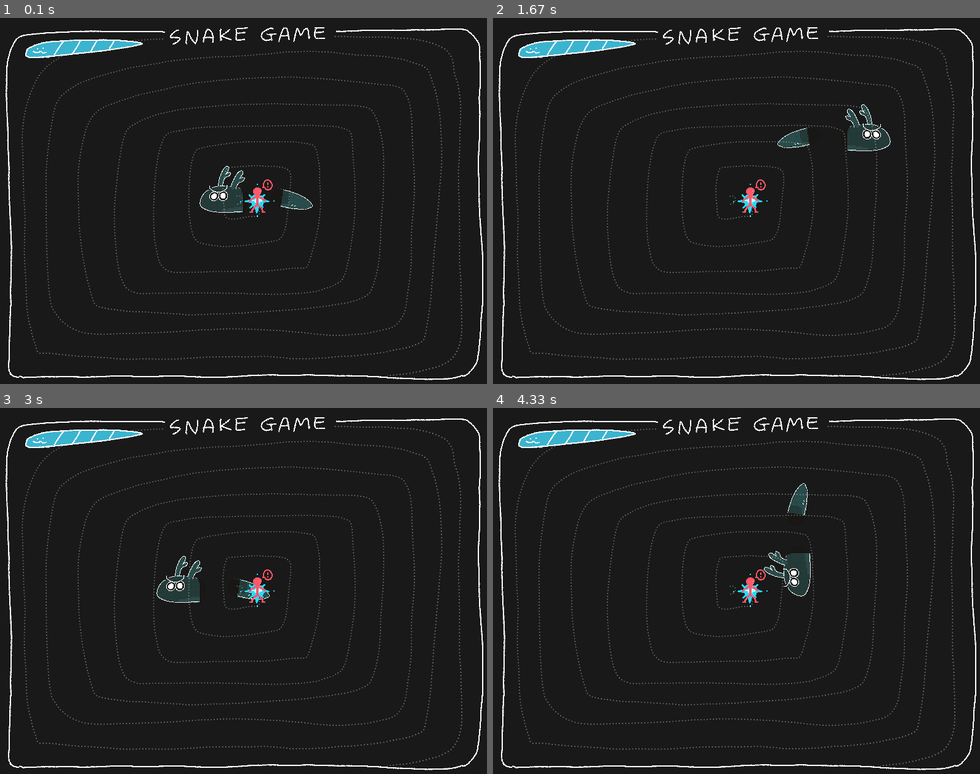
Above: before the commit, frames 1-4 (two rows, left to right).
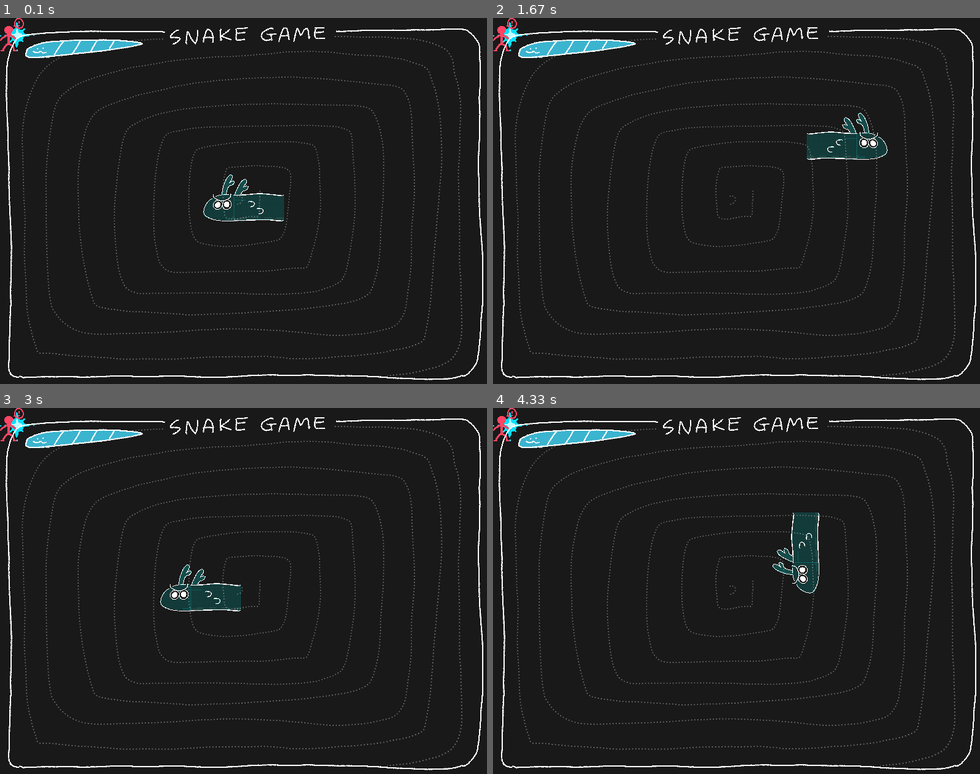
Above: after the commit, the same moments.

Repository: Gummy-dev/Gummy-dev
Game: pygame game, started from SnakeGame/BlueSnake.py
The game is run twice, just before and just after one commit, with the same random seed, the same clock (stepped at 60 frames per second) and the same inputs.
Inputs:
- Up to frame 1 (0.1 s): no input
- Up to frame 2 (1.67 s): hold Right 0.33-0.8 s; hold Up 0.83-1.13 s; hold Right 1.17-1.63 s
- Up to frame 3 (3 s): hold Left 1.67-2.2 s; hold Down 2.23-2.53 s; hold Left 2.57-2.97 s
- Up to frame 4 (4.33 s): hold Up 3-3.37 s; hold Right 3.4-4.03 s; hold Down from 4.07 s (still down)

The runs differ from the first frame. In frame 1, 1.0% of the frame differs, in the area x 0-65%, y 0-56%; in frame 2, 1.1%, in the area x 0-82%, y 0-55%; in frame 3, 1.0%; in frame 4, 1.1%.

Commit message:
스네이크 몸통 길어지기, 아이템 먹기

Diff:
--- a/SnakeGame/BlueSnake.py
+++ b/SnakeGame/BlueSnake.py
@@ -78,9 +78,8 @@
 
         radians = math.radians(follow_Object.angle)
 
-        offset_x = -math.cos(radians) * -100
-        offset_y = -math.sin(radians) * -100
-
+        offset_x = -math.cos(radians) * -50
+        offset_y = -math.sin(radians) * -50
 
         self.x = follow_Object.x + offset_x
         self.y = follow_Object.y + offset_y
@@ -88,13 +87,14 @@
         self.flip = follow_Object.flip
         self.image = image_CH_resources["CH_Body"]
 
-
-    def draw(self, screen, follow_Object):
+    def draw(self, screen):
         rotated_image = pygame.transform.rotate(self.image, -self.angle)
         rotated_image = pygame.transform.flip(rotated_image, False, self.flip)
 
+        added_image = pygame.transform.scale(rotated_image, (100, 100))  # 크기 조정
         rect = rotated_image.get_rect(center=(self.x, self.y))
         screen.blit(rotated_image, rect.topleft)
+        # screen.blit(added_image, rect.topleft)
 
 
 # 스네이크 객체 생성
@@ -122,7 +122,7 @@
             if event.key == pygame.K_LEFT:
                 snake.rotate(0)
                 snake.flip = False
-                print("왼")
+                print("좌")
             elif event.key == pygame.K_UP:
                 snake.rotate(90)
                 snake.flip = False
@@ -130,7 +130,7 @@
             elif event.key == pygame.K_RIGHT:
                 snake.rotate(180)
                 snake.flip = True
-                print("오")
+                print("우")
             elif event.key == pygame.K_DOWN:
                 snake.rotate(270)
                 snake.flip = False
@@ -142,7 +142,7 @@
     snake.move_forward()
     snake.draw(screen)
     snake_body.move_follow(snake)  # 스네이크 몸체가 머리를 따라 움직임
-    snake_body.draw(screen, snake)
+    snake_body.draw(screen)
 
 
     # if 330 > posX >= -330:
--- /dev/null
+++ b/SnakeGame/BlueSnake2.py
@@ -0,0 +1,174 @@
+import math
+import pygame
+import sys
+import Item
+import SnakeBodyEditor
+import SnakeControl
+from pathlib import Path
+
+
+
+# Pygame 초기화
+pygame.init()
+screen = pygame.display.set_mode((800, 600))
+clock = pygame.time.Clock()
+
+base_path = Path(__file__).parent
+image_path = base_path / "Resources"
+
+SnakeBodyEditor = SnakeBodyEditor.SnakeBodyEditor  # SnakeBodyEditor 클래스 임포트
+Item = Item.Item  # Item 클래스 임포트
+SnakeControl = SnakeControl.SnakeControl  # SnakeControl 클래스 임포트
+
+
+
+def images_bg():
+    img_bg = {
+        "bg_deco": pygame.image.load(image_path / "BG_Deco01.png"),
+        "bg_frame": pygame.image.load(image_path / "BG_Frame01.png"),
+
+        "bar_Empty": pygame.image.load(image_path / "State_BarEmpty01.png"),
+        "bar_Full": pygame.image.load(image_path / "State_BarFull01.png"),
+        "bar_Frame": pygame.image.load(image_path / "State_Bar01.png"),
+    }
+    return img_bg
+
+def images_ch():
+    img_ch = {
+        "CH_Head": pygame.image.load(image_path / "CH_Head01.png"),
+        "CH_Body": pygame.image.load(image_path / "CH_Body01.png"),
+        "CH_Tail": pygame.image.load(image_path / "CH_Tail01.png"),
+    }
+    return img_ch
+def images_item():
+    img_item = {
+        "item_Good": pygame.image.load(image_path / "Item_Good01.png"),
+        "item_Bad": pygame.image.load(image_path / "Item_Bad01.png"),
+    }
+    return img_item
+
+
+# 이미지 리소스 로드
+image_BG_resources = images_bg()
+image_CH_resources = images_ch()
+image_Item_resources = images_item()
+
+head_img = image_CH_resources["CH_Head"]
+body_img = image_CH_resources["CH_Body"]
+tail_img = image_CH_resources["CH_Tail"]
+
+item_Good = image_Item_resources["item_Good"]
+item_Bad = image_Item_resources["item_Bad"]
+
+snake_bodies = []
+position_buffer = []
+gap = 12
+
+bodyCount = 2
+itemCount = 0
+
+
+# 스네이크 객체 생성
+snake_control = SnakeControl(400, 300, 5)
+item = Item(itemCount, item_Good, item_Bad)
+snake_head = SnakeBodyEditor(snake_control, head_img, body_img, tail_img)
+
+
+# 색상 정의 (RGB)
+BLACK = (25, 25, 25)
+BLUE = (0, 0, 255)
+
+
+# 게임 루프
+running = True
+while running:
+    # 화면 채우기
+    screen.fill(BLACK)
+
+    for event in pygame.event.get():
+        if event.type == pygame.QUIT:  # 닫기 버튼 처리
+            running = False
+
+        elif event.type == pygame.KEYDOWN:
+            if event.key == pygame.K_LEFT:
+                snake_control.rotate(0)
+                snake_control.flip = False
+                print("좌")
+            elif event.key == pygame.K_UP:
+                snake_control.rotate(90)
+                snake_control.flip = False
+                print("상")
+            elif event.key == pygame.K_RIGHT:
+                snake_control.rotate(180)
+                snake_control.flip = True
+                print("우")
+            elif event.key == pygame.K_DOWN:
+                snake_control.rotate(270)
+                snake_control.flip = False
+                print("하")
+
+    # 스네이크 몸체가 아직 생성되지 않은 경우, 초기화
+    if len(snake_bodies) == 0:
+        prev = snake_control
+        for i in range(bodyCount):
+            body_segment = SnakeBodyEditor(prev, head_img, body_img, tail_img)
+            snake_bodies.append(body_segment)
+            prev = body_segment
+
+    snake_control.move_forward()  # 스네이크 전진
+
+
+    position_buffer.insert(0, (
+        snake_control.posX,
+        snake_control.posY,
+        snake_control.angle,
+        snake_control.flip
+    ))
+
+    # 몸통 따라오기
+    for i, body in enumerate(snake_bodies):
+        idx = min(i * gap, len(position_buffer) - 1)
+        pos = position_buffer[idx]
+        body.x, body.y, body.angle, body.flip = pos
+        body.image = head_img if i == 0 else body_img if i < bodyCount - 1 else tail_img
+        body.draw(screen)
+
+
+    if not item.state:
+       item = Item(itemCount, item_Good, item_Bad)
+    item.draw(screen)
+
+
+    head_colider = head_img.get_rect(center=(snake_control.posX, snake_control.posY))
+    item_colider = item.item_Good.get_rect(center=(item.goodX, item.goodY))
+
+
+    if head_colider.colliderect(item_colider) and item.visible:
+            #기존 몸체가 있다면 그 맨 끝을 따라오고, 없다면 머리를 따라와라
+            follow_Object = snake_bodies[-1] if snake_bodies else snake_control
+            #따라올 새로운 몸통 생성
+            new_body = SnakeBodyEditor(follow_Object, head_img, body_img, tail_img)
+            #몸통 리스트에 추가
+            snake_bodies.append(new_body)
+
+            bodyCount += 1
+            itemCount += 1
+            item.visible = False
+            item.state = False
+
+
+            print("아이템 획득!", itemCount)
+
+
+    for value in image_BG_resources.values():
+        screen.blit(value, (0, 0))
+
+    # 화면 업데이트
+    pygame.display.flip()
+    pygame.display.update()
+    clock.tick(60)
+
+
+# 종료 처리
+pygame.quit()
+sys.exit()
--- /dev/null
+++ b/SnakeGame/Item.py
@@ -0,0 +1,28 @@
+import random
+import pygame
+
+class Item:
+    def __init__(self, itemCount, item_Good, item_Bad):
+        self.itemCount = itemCount
+        self.visible = True
+        self.state = True
+
+        self.goodX = random.randint(0, 800)
+        self.goodY = random.randint(0, 600)
+        self.item_Good = item_Good
+
+        self.badX = random.randint(0, 800)
+        self.badY = random.randint(0, 600)
+        self.item_Bad = item_Bad
+
+    def draw(self, screen):
+        if self.visible:
+            rect = self.item_Good.get_rect(center=(self.goodX, self.goodY))
+            screen.blit(self.item_Good, rect.center)
+            self.item_colider = pygame.Rect(9,9, 50, 50)
+            self.item_colider.center = (self.goodX, self.goodY)
+        else:
+            self.item_colider = pygame.Rect(0, 0, 0, 0)
+
+        rect = self.item_Bad.get_rect(center=(self.badX, self.badY))
+        screen.blit(self.item_Bad, rect.center)
--- /dev/null
+++ b/SnakeGame/SnakeBodyEditor.py
@@ -0,0 +1,46 @@
+import math
+import pygame
+
+class SnakeBodyEditor:
+    def __init__(self, follow_Object, head, body, tail):
+        self.follow_Object = follow_Object
+
+        self.posX = follow_Object.posX
+        self.posY = follow_Object.posY
+        self.angle = follow_Object.angle
+        self.flip = follow_Object.flip
+
+        self.head = head
+        self.body = body
+        self.tail = tail
+        self.image = self.head
+
+    def snakeBodyCount(self, bodyCount, bodyCountMax, delay, gap):
+        self.bodyCountMax = bodyCountMax
+        self.bodyCount = bodyCount
+
+        if self.bodyCount == 0:
+            self.image = self.head
+        elif 0 < self.bodyCount < bodyCountMax:
+            self.image = self.body
+        elif self.bodyCount == bodyCountMax:
+            self.image = self.tail
+
+    def draw(self, screen):
+        rotated_image = pygame.transform.rotate(self.image, -self.angle)
+        rotated_image = pygame.transform.flip(rotated_image, False, self.flip)
+
+        rect = rotated_image.get_rect(center=(self.x, self.y))
+        screen.blit(rotated_image, rect.topleft)
+
+
+    # def bodyAdd(self, follow_Object):
+    #     radians = math.radians(follow_Object.angle)
+    #     offset_x = -math.cos(radians) * -40
+    #     offset_y = -math.sin(radians) * -40
+
+    #     self.x = follow_Object.x + offset_x
+    #     self.y = follow_Object.y + offset_y
+
+    #     self.angle = follow_Object.angle
+    #     self.flip = follow_Object.flip
--- /dev/null
+++ b/SnakeGame/SnakeControl.py
@@ -0,0 +1,23 @@
+import math
+import pygame
+
+class SnakeControl:
+    def __init__(self, posX, posY, speed):
+        self.posX = posX
+        self.posY = posY
+        self.angle = 0
+        self.flip = False
+        self.speed = speed
+
+    # 회전 함수 정의
+    def rotate(self, direction):
+        self.angle = direction
+
+    def flip(self, flip):
+        self.flip = flip
+
+    # 전진 함수 정의
+    def move_forward(self):
+        radians = math.radians(self.angle)
+        self.posX -= math.cos(radians) * self.speed
+        self.posY -= math.sin(radians) * self.speed
Binary file changed: SnakeGame/Resources/CH_Body01.png
Binary file changed: SnakeGame/Resources/CH_Head01.png
Binary file changed: SnakeGame/Resources/CH_Tail01.png
Binary file changed: SnakeGame/Resources/Item_Bad01.png
Binary file changed: SnakeGame/Resources/Item_Good01.png
